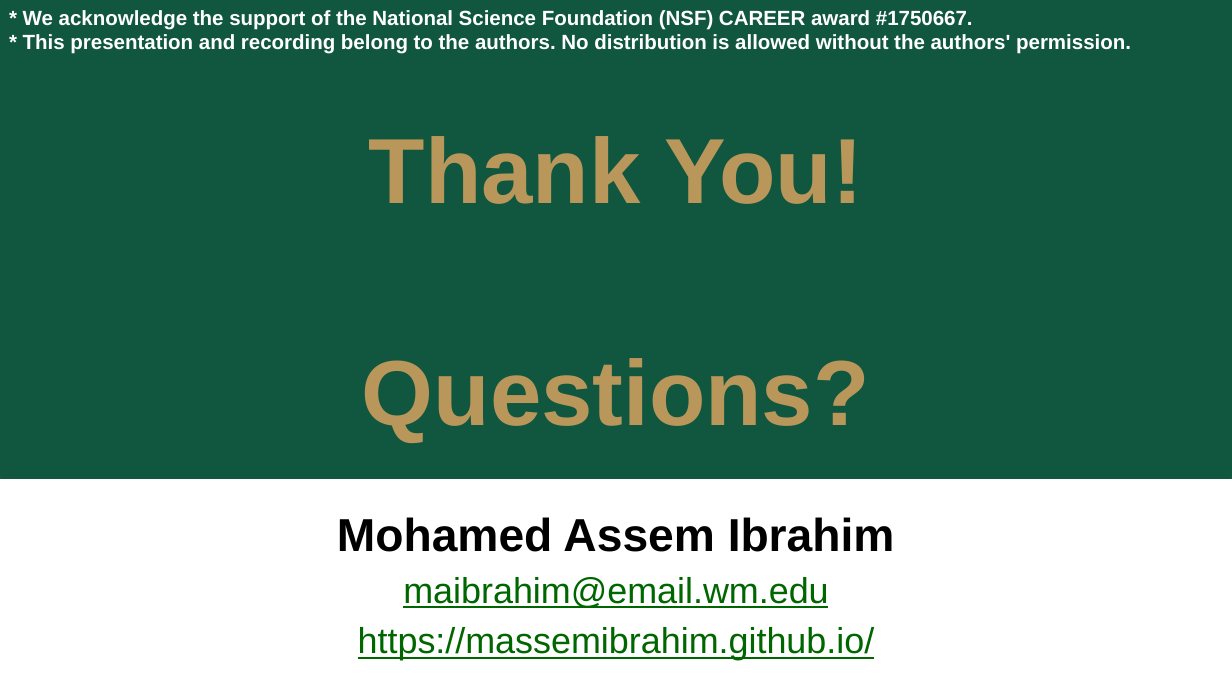
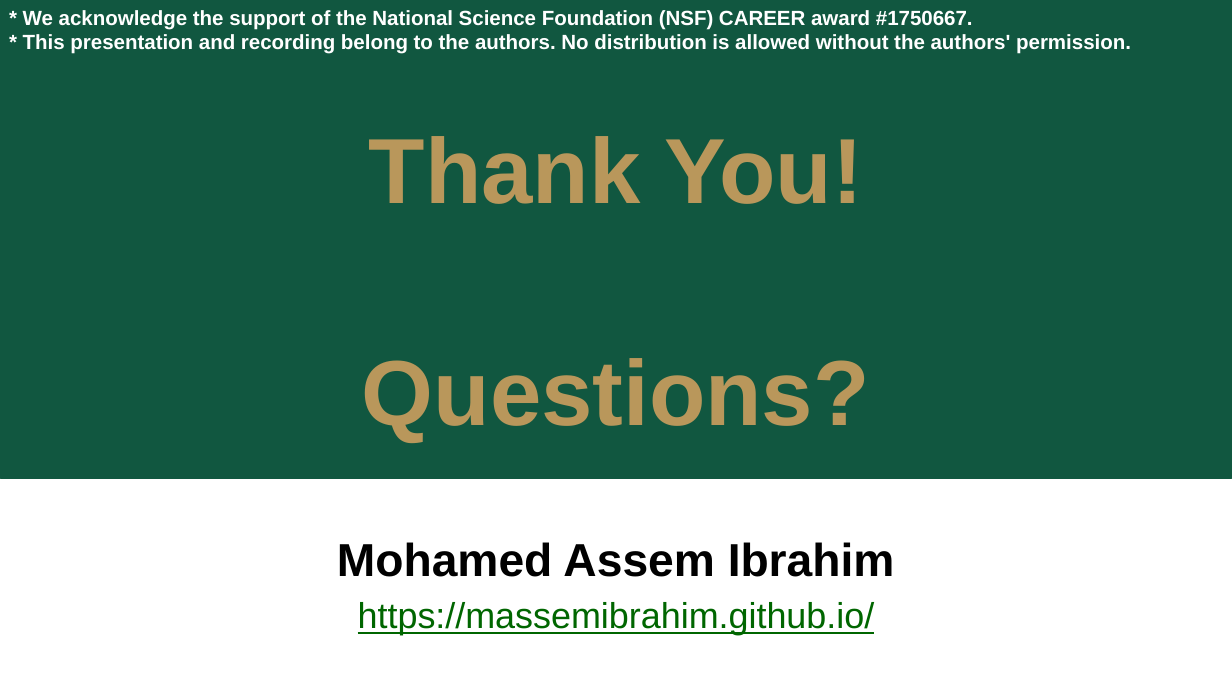
Before and after one commit to adwaitjog/adwaitjog.github.io, a slide deck: slide 22 of docs/pptx/sharedl1-pact20.pptx. Drawn at 1232x693 pixels with LibreOffice and Linux fonts; fonts in the diff are those of the drawing. Boxes give left, top, right and bottom in pixels: in the first picture for what was removed or moved away, otherwise in the second. Text is boxed around its words. In the diff, an @@ line names an element or a change of style, - is before the commit and + after.

```diff
--- a/docs/pptx/sharedl1-pact20.pptx
+++ b/docs/pptx/sharedl1-pact20.pptx
@@ text at <box>403,577,828,608</box>: paragraph removed @@
-maibrahim@email.wm.edu
```
Also in this commit, not shown: 1 other slide changed.
